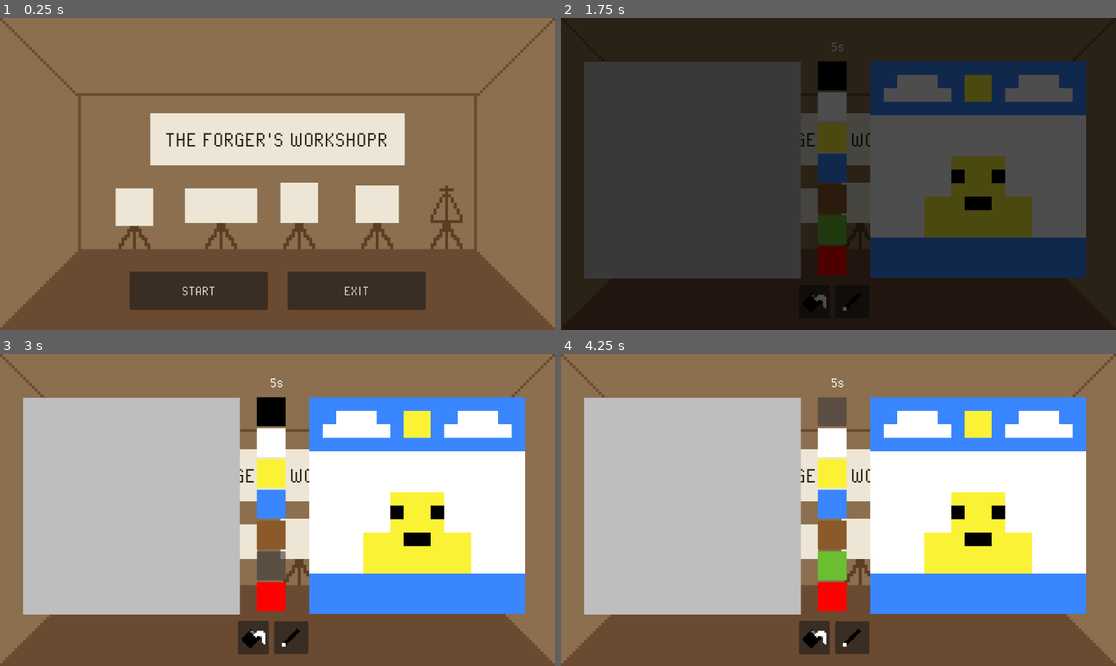
Above: before the commit, frames 1-4 (two rows, left to right).
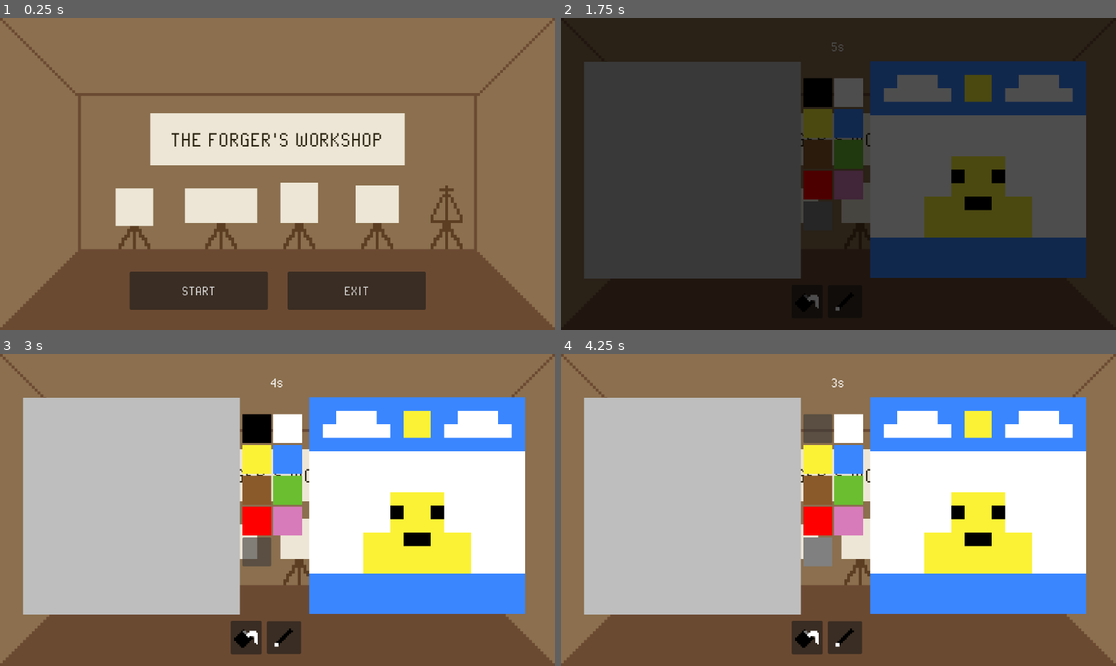
Above: after the commit, the same moments.

Repository: AbbYassine/The-Forger-s-Workshop-GMTK-2026
Game: Godot game, scene res://Scenes/main_menu.tscn
Two runs of this game, one before a commit and one after it. Both use one fixed random seed, a clock stepped at 60 frames per second and the inputs below. The project has no main scene, so this scene is started directly.
Inputs (mouse positions are in pixels of both pictures, inside the frame that each line leads up to; where the layout moved, square brackets give the same spot in the first picture):
- Up to frame 1 (0.25 s): no input
- Up to frame 2 (1.75 s): click "START" at 0.5 s; click "START" at 1.25 s
- Up to frame 3 (3 s): click (288, 522) at 2.02 s; click (255, 550) at 2.77 s
- Up to frame 4 (4.25 s): click (816, 428) [832, 413] at 3.5 s

The runs differ from the first frame. In frame 1, 0.9% of the frame differs, in the area x 29-70%, y 36-42%; in frame 2, 4.8%; in frame 3, 6.2%; in frame 4, 6.3%, in the area x 41-56%, y 7-97%.

Commit message:
added the pink and gray color and fixed count down for before painting deseaper

Diff:
--- a/Scenes/end_screen.tscn
+++ b/Scenes/end_screen.tscn
@@ -3,6 +3,9 @@
 [ext_resource type="Script" uid="uid://c2xsu46iji15t" path="res://Scripts/end_screen.gd" id="1_f2mtv"]
 [ext_resource type="Texture2D" uid="uid://cpfqjnq4b770k" path="res://assets/Background/background.png" id="2_1gwaw"]
 [ext_resource type="FontFile" uid="uid://63588k5hdlkc" path="res://assets/font/PixelOperator.ttf" id="3_bhpww"]
+
+[sub_resource type="StyleBoxFlat" id="StyleBoxFlat_bhpww"]
+bg_color = Color(0.92941177, 0.9019608, 0.8392157, 1)
 
 [node name="EndScreen" type="Control" unique_id=470208089]
 layout_mode = 3
@@ -33,24 +36,27 @@
 theme_override_colors/font_color = Color(0.16024098, 0.13153222, 0.061361596, 1)
 theme_override_fonts/font = ExtResource("3_bhpww")
 theme_override_font_sizes/font_size = 50
-text = "THE FORGER'S WORKSHOPR"
+text = "THE FORGER'S WORKSHOP"
 horizontal_alignment = 1
 vertical_alignment = 1
 
 [node name="ResultLabel" type="Label" parent="." unique_id=924959090]
 layout_mode = 1
-anchors_preset = 8
-anchor_left = 0.5
+anchors_preset = -1
+anchor_left = 0.163
 anchor_top = 0.5
-anchor_right = 0.5
-anchor_bottom = 0.5
-offset_left = -388.0
+anchor_right = 0.83800006
+anchor_bottom = 0.67800003
+offset_left = 0.22399902
 offset_top = 4.0
-offset_right = 389.0
-offset_bottom = 115.5
+offset_right = -0.37609863
+offset_bottom = 0.15597534
 grow_horizontal = 2
 grow_vertical = 2
+theme_override_colors/font_color = Color(0.16078432, 0.13333334, 0.0627451, 1)
 theme_override_fonts/font = ExtResource("3_bhpww")
+theme_override_font_sizes/font_size = 28
+theme_override_styles/normal = SubResource("StyleBoxFlat_bhpww")
 horizontal_alignment = 1
 vertical_alignment = 1
 
--- a/Scenes/main_menu.tscn
+++ b/Scenes/main_menu.tscn
@@ -25,7 +25,7 @@
 theme_override_colors/font_color = Color(0.16024098, 0.13153222, 0.061361596, 1)
 theme_override_fonts/font = ExtResource("3_ce3w2")
 theme_override_font_sizes/font_size = 50
-text = "THE FORGER'S WORKSHOPR"
+text = "THE FORGER'S WORKSHOP"
 horizontal_alignment = 1
 vertical_alignment = 1
 
--- a/Scenes/results.tscn
+++ b/Scenes/results.tscn
@@ -33,7 +33,7 @@
 theme_override_colors/font_color = Color(0.16024098, 0.13153222, 0.061361596, 1)
 theme_override_fonts/font = ExtResource("3_txdwj")
 theme_override_font_sizes/font_size = 50
-text = "THE FORGER'S WORKSHOPR"
+text = "THE FORGER'S WORKSHOP"
 horizontal_alignment = 1
 vertical_alignment = 1
 
--- a/Scenes/sub_viewport_container.tscn
+++ b/Scenes/sub_viewport_container.tscn
@@ -29,6 +29,12 @@
 
 [sub_resource type="StyleBoxFlat" id="StyleBoxFlat_2u3bu"]
 bg_color = Color(1, 0, 0, 1)
+
+[sub_resource type="StyleBoxFlat" id="StyleBoxFlat_1ne8d"]
+bg_color = Color(0.84313726, 0.48235294, 0.7294118, 1)
+
+[sub_resource type="StyleBoxFlat" id="StyleBoxFlat_y76r2"]
+bg_color = Color(0.5019608, 0.5019608, 0.5019608, 1)
 
 [node name="node" type="Node" unique_id=395393826]
 script = ExtResource("1_3tun1")
@@ -125,11 +131,12 @@
 texture_filter = 1
 custom_minimum_size = Vector2(60, 60)
 layout_mode = 0
-offset_left = 39.0
-offset_top = 67.0
-offset_right = 142.0
-offset_bottom = 517.0
+offset_left = 9.0
+offset_top = 102.0
+offset_right = 133.0
+offset_bottom = 439.0
 mouse_filter = 0
+columns = 2
 script = ExtResource("4_2de4x")
 
 [node name="black" type="Button" parent="UI/GridContainer" unique_id=1097063012]
@@ -173,15 +180,24 @@
 layout_mode = 2
 theme_override_styles/normal = SubResource("StyleBoxFlat_2u3bu")
 icon_alignment = 1
+
+[node name="pink" type="Button" parent="UI/GridContainer" unique_id=569131351]
+layout_mode = 2
+theme_override_styles/normal = SubResource("StyleBoxFlat_1ne8d")
+
+[node name="gray" type="Button" parent="UI/GridContainer" unique_id=1973197378]
+custom_minimum_size = Vector2(60, 60)
+layout_mode = 2
+theme_override_styles/normal = SubResource("StyleBoxFlat_y76r2")
 
 [node name="Tools" type="Control" parent="UI" unique_id=229138323]
 layout_mode = 1
 anchor_left = 0.5
 anchor_right = 0.5
 anchor_bottom = 0.55600005
-offset_left = -109.5
+offset_left = -124.5
 offset_top = 529.0
-offset_right = 85.5
+offset_right = 72.5
 offset_bottom = 577.968
 grow_horizontal = 2
 
@@ -217,5 +233,7 @@
 [connection signal="pressed" from="UI/GridContainer/brown" to="UI/GridContainer" method="_on_brown_pressed"]
 [connection signal="pressed" from="UI/GridContainer/green" to="UI/GridContainer" method="_on_green_pressed"]
 [connection signal="pressed" from="UI/GridContainer/red" to="UI/GridContainer" method="_on_red_pressed"]
+[connection signal="pressed" from="UI/GridContainer/pink" to="UI/GridContainer" method="_on_pink_pressed"]
+[connection signal="pressed" from="UI/GridContainer/gray" to="UI/GridContainer" method="_on_gray_pressed"]
 [connection signal="pressed" from="UI/Tools/bucket" to="." method="_on_bucket_pressed"]
 [connection signal="pressed" from="UI/Tools/pencil" to="." method="_on_pencil_pressed"]
--- a/Scripts/end_screen.gd
+++ b/Scripts/end_screen.gd
@@ -10,9 +10,11 @@
 	var average = GameData.get_average_accuracy()
 
 	if average >= WIN_THRESHOLD:
-		result_label.text = "Congrats ! After all that hard Work the museum did't notice that you changed those artwork , your talent knows no bounds"
+		result_label.text = "Congrats ! After all that hard Work the museum did't notice that you changed those artwork
+		 your talent knows no bounds"
 	else:
-		result_label.text = "After all that hard work you got caught...... it seems you need to work on your paintings skill"
+		result_label.text = "After all that hard work you got caught......
+		it seems you need to work on your paintings skill (GIT GUD)"
 	if retry_button.pressed.connect(_on_retry_pressed):
 		GameData.reset_run()
 
--- a/Scripts/grid_container.gd
+++ b/Scripts/grid_container.gd
@@ -25,3 +25,11 @@
 
 func _on_green_pressed() -> void:
 	drawing_canvas.brush_color = Color.GREEN
+
+
+func _on_pink_pressed() -> void:
+	drawing_canvas.brush_color = Color.html("d77bba")
+
+
+func _on_gray_pressed() -> void:
+	drawing_canvas.brush_color = Color.html("#808080")
--- a/Scripts/node.gd
+++ b/Scripts/node.gd
@@ -8,9 +8,10 @@
 var original_painting: Image
 
 var grid_zones = 16
-var time_limit = 3
-var time_remaining = 3
+var time_limit = 45
+var time_remaining = 45
 var painting_reveal_time = 5.0
+var painting_reveal_remaining_time = 5.0
 var game_started = false
 var player_image: Image
 
@@ -23,42 +24,62 @@
 	"res://assets/paintings/Sword.png",
 	"res://assets/paintings/cat.png",
 	"res://assets/paintings/yin&yang.png"
-
 ]
 
-
-
+enum GameState { REVEALING, DRAWING }
+var current_state = GameState.REVEALING
 
 func _ready() -> void:
-	# Only reset and set up the queue if this is the very first round
 	if GameData.accuracy_history.is_empty():
 		GameData.reset_run()
 		GameData.total_paintings = paintings.size()
 		GameData.setup_paintings_queue(paintings)
 
+	start_reveal_phase()
+
+func start_reveal_phase() -> void:
+	current_state = GameState.REVEALING
+	drawing_canvas.can_draw = false
+	game_started = false
+
 	load_random_painting()
 	player_image = drawing_canvas.get_canvas_image()
 	painting_display.visible = true
-	timer_label.text = str(int(painting_reveal_time)) + "s"
-	await get_tree().create_timer(painting_reveal_time).timeout
-	painting_display.visible = false
-	start_drawing_timer()
 
+	painting_reveal_remaining_time = painting_reveal_time
+	timer_label.text = str(int(painting_reveal_remaining_time)) + "s"
+
+	timer.wait_time = 1.0
+	timer.start()
 
 func start_drawing_timer() -> void:
+	current_state = GameState.DRAWING
 	drawing_canvas.can_draw = true
 	game_started = true
+
 	time_remaining = time_limit
 	timer_label.text = str(int(time_remaining)) + "s"
-	timer.wait_time = 1.0  # ticks every second
+
+	timer.wait_time = 1.0
 	timer.start()
 
 func _on_timer_timeout() -> void:
-	time_remaining -= 1.0
-	timer_label.text = str(int(time_remaining)) + "s"
-	if time_remaining <= 0:
-		timer.stop()
-		end_game()
+	if current_state == GameState.REVEALING:
+		painting_reveal_remaining_time -= 1.0
+		timer_label.text = str(int(painting_reveal_remaining_time)) + "s"
+
+		if painting_reveal_remaining_time <= 0:
+			timer.stop()
+			painting_display.visible = false
+			start_drawing_timer()
+
+	elif current_state == GameState.DRAWING:
+		time_remaining -= 1.0
+		timer_label.text = str(int(time_remaining)) + "s"
+
+		if time_remaining <= 0:
+			timer.stop()
+			end_game()
 
 func end_game() -> void:
 	print("end_game called, score: ", calculate_score())
@@ -94,17 +115,10 @@
 
 func start_new_round() -> void:
 	drawing_canvas.clear_canvas()
-	load_random_painting()
-	painting_display.visible = true
-	timer_label.text = str(int(painting_reveal_time)) + "s"
-	await get_tree().create_timer(painting_reveal_time).timeout
-	painting_display.visible = false
-	start_drawing_timer()
-
+	start_reveal_phase()
 
 func _on_bucket_pressed() -> void:
 	drawing_canvas.bucket_mode = true
 
-
 func _on_pencil_pressed() -> void:
 	drawing_canvas.bucket_mode = false
